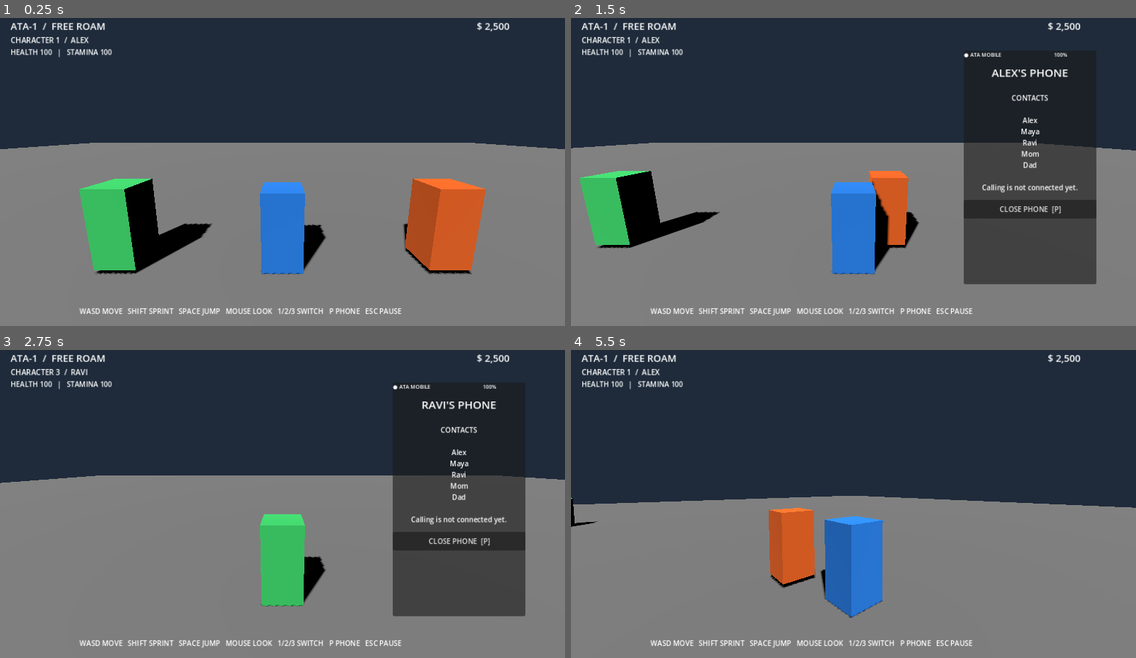
Above: before the commit, frames 1-4 (two rows, left to right).
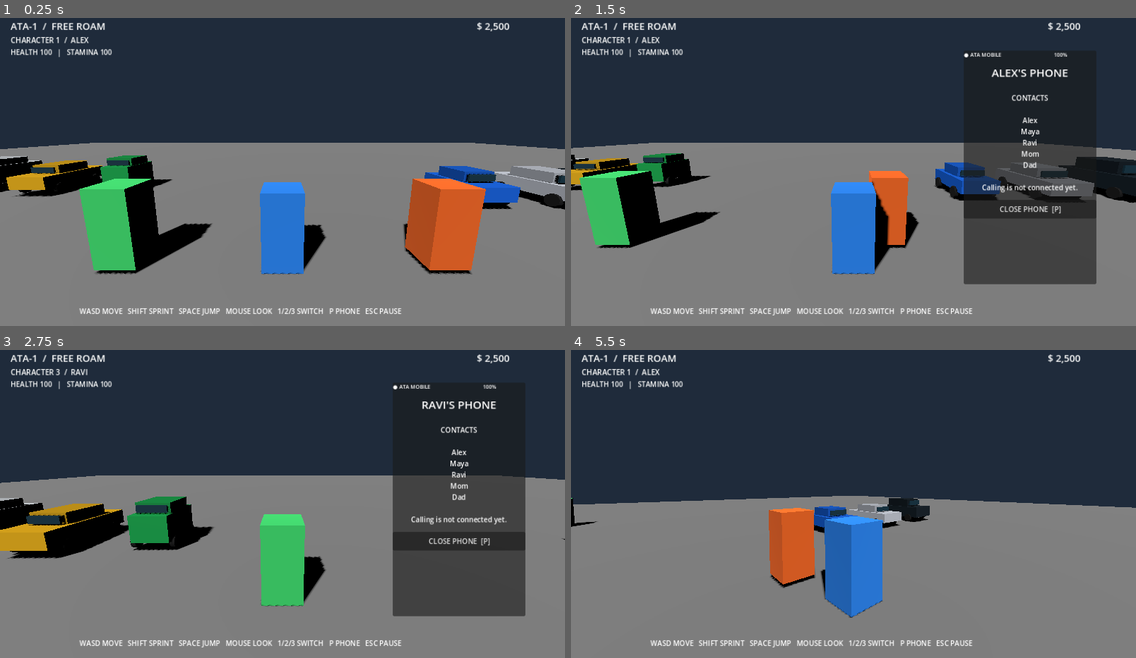
Above: after the commit, the same moments.

Repository: anirudhadebbarma031214-commits/ATA-1
Game: Godot game, scene res://scenes/main.tscn
Same seed, same stepped clock (60 frames per second), same inputs: the game is played once before the commit and once after it.
Inputs (mouse positions are in pixels of both pictures, inside the frame that each line leads up to):
- Up to frame 1 (0.25 s): no input
- Up to frame 2 (1.5 s): tap Enter at 0.5 s; move the mouse to (977, 150) at 0.52 s; hold D 0.53-1.28 s; tap P at 0.6 s; click (977, 150) at 0.67 s; tap Space at 0.77 s; move the mouse to (740, 184) at 1.27 s; hold S from 1.28 s (still down); tap 1 at 1.35 s
- Up to frame 3 (2.75 s): tap Space at 1.52 s; move the mouse to (293, 494) at 2.02 s; release S at 2.03 s; hold W from 2.03 s (still down); tap 3 at 2.1 s
- Up to frame 4 (5.5 s): keep holding W; move the mouse to (847, 504) at 2.77 s; tap 0 at 2.85 s; tap Space at 3.02, 3.77, 4.52 s; move the mouse to (893, 504) at 3.52 s; hold Shift 3.53-4.28 s; move the mouse to (808, 494) at 4.27 s; tap P at 4.35 s; move the mouse to (859, 500) at 5.02 s; tap 1 at 5.1 s

The runs differ from the first frame. In frame 1, 4.0% of the frame differs, in the area x 0-100%, y 44-63%; in frame 2, 4.4%; in frame 3, 5.3%, in the area x 0-100%, y 47-68%; in frame 4, 1.0%.

Commit message:
Add Indian vehicles to the game world

Diff:
--- a/scenes/main.tscn
+++ b/scenes/main.tscn
@@ -1,7 +1,8 @@
-[gd_scene load_steps=7 format=3]
+[gd_scene load_steps=8 format=3]
 
 [ext_resource type="Script" path="res://scripts/player.gd" id="1_player"]
 [ext_resource type="Script" path="res://scripts/hud.gd" id="2_hud"]
+[ext_resource type="Script" path="res://scripts/indian_vehicles.gd" id="3_vehicles"]
 
 [sub_resource type="PlaneMesh" id="PlaneMesh_ground"]
 size = Vector2(100, 100)
@@ -91,6 +92,9 @@
 
 [node name="Camera3D" type="Camera3D" parent="Ravi/CameraRig/SpringArm3D"]
 
+[node name="IndianVehicles" type="Node3D" parent="."]
+script = ExtResource("3_vehicles")
+
 [node name="HUD" type="CanvasLayer" parent="."]
 script = ExtResource("2_hud")
 
